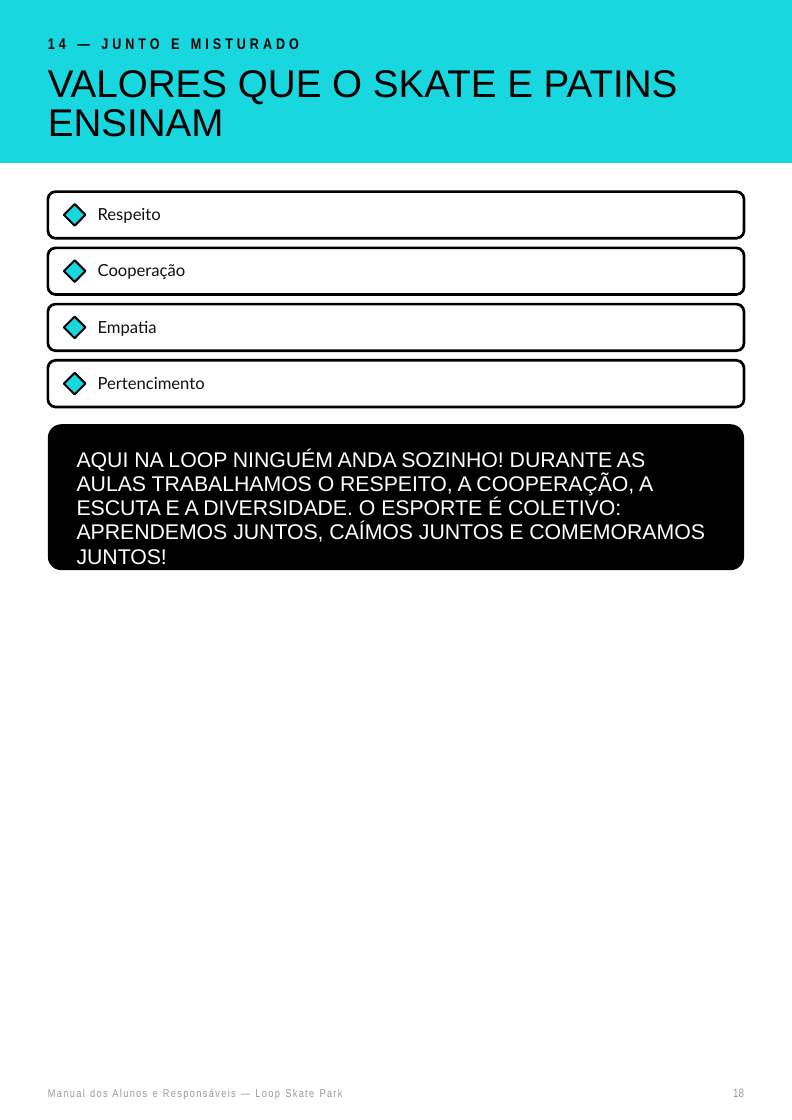
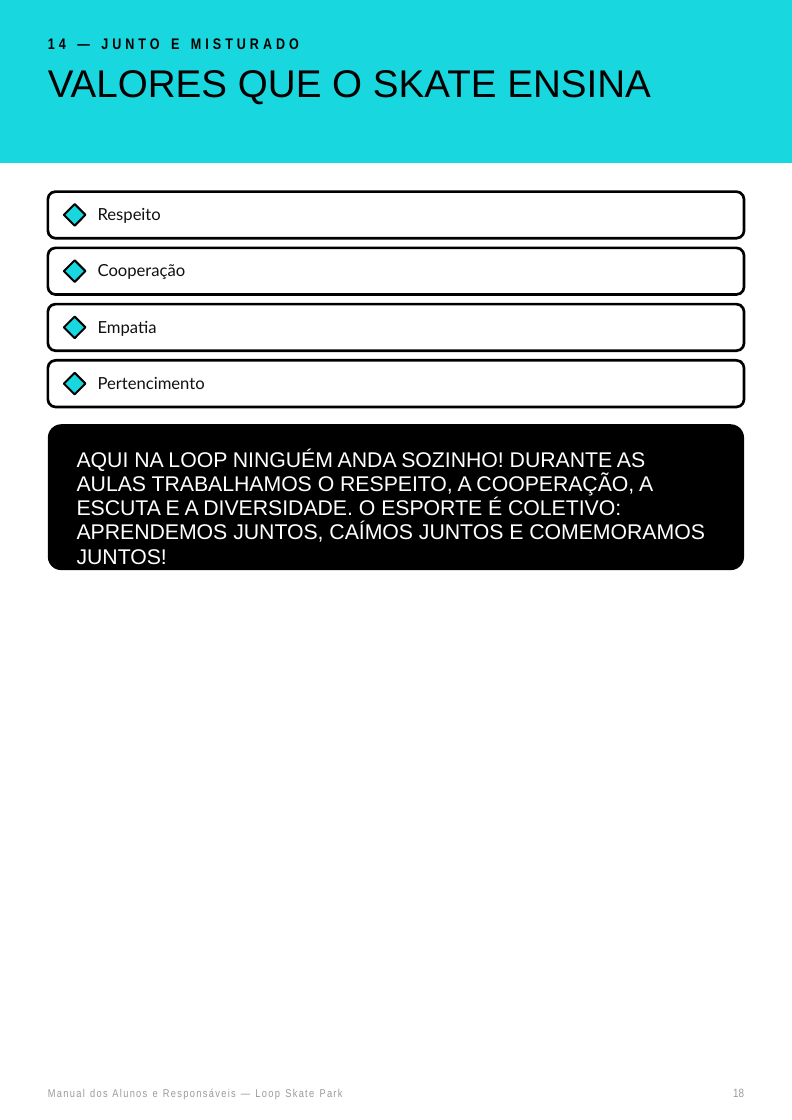
Before and after one commit to alessandra-loop/alessandra-loop.github.io, a slide deck: slide 18 of manual-dos-alunos-e-responsaveis/Manual-Loop-2026.pptx. Drawn at 792x1120 pixels with LibreOffice and Linux fonts; fonts in the diff are those of the drawing. Boxes give left, top, right and bottom in pixels: in the first picture for what was removed or moved away, otherwise in the second. Text is boxed around its words. In the diff, an @@ line names an element or a change of style, - is before the commit and + after.

```diff
--- a/manual-dos-alunos-e-responsaveis/Manual-Loop-2026.pptx
+++ b/manual-dos-alunos-e-responsaveis/Manual-Loop-2026.pptx
@@ text at [48,70,651,105]: text changed @@
-VALORES QUE O SKATE E PATINS ENSINAM
+VALORES QUE O SKATE ENSINA
```
Also in this commit, not shown: 3 other slides changed, 3 other files.
